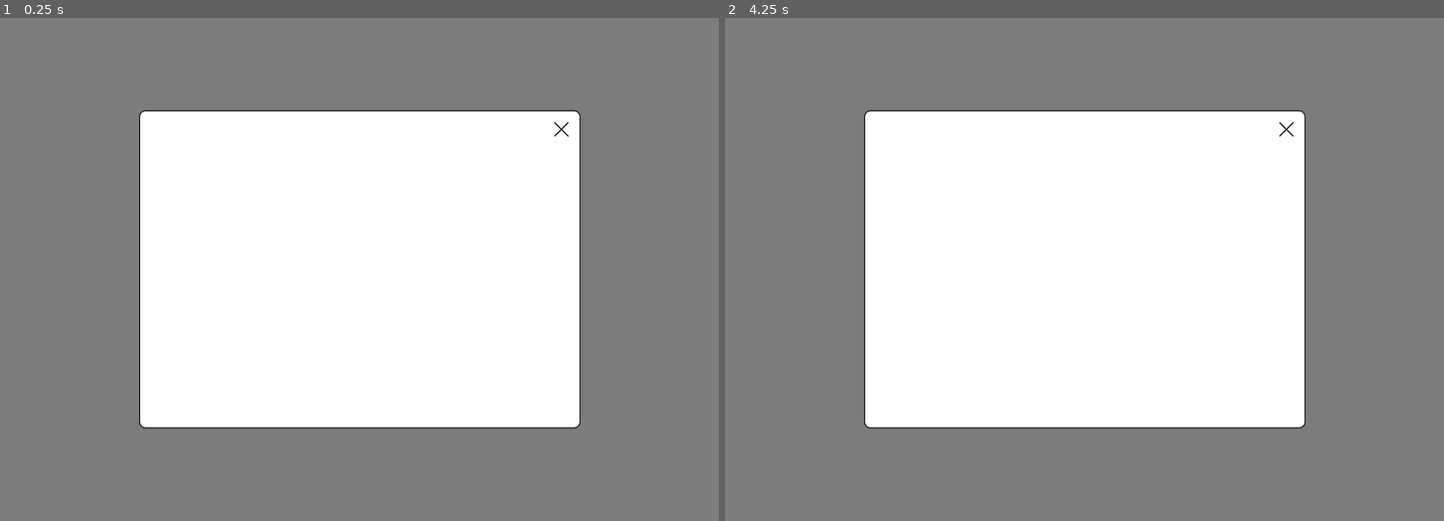
Above: before the commit, frames 1-2 (left to right).
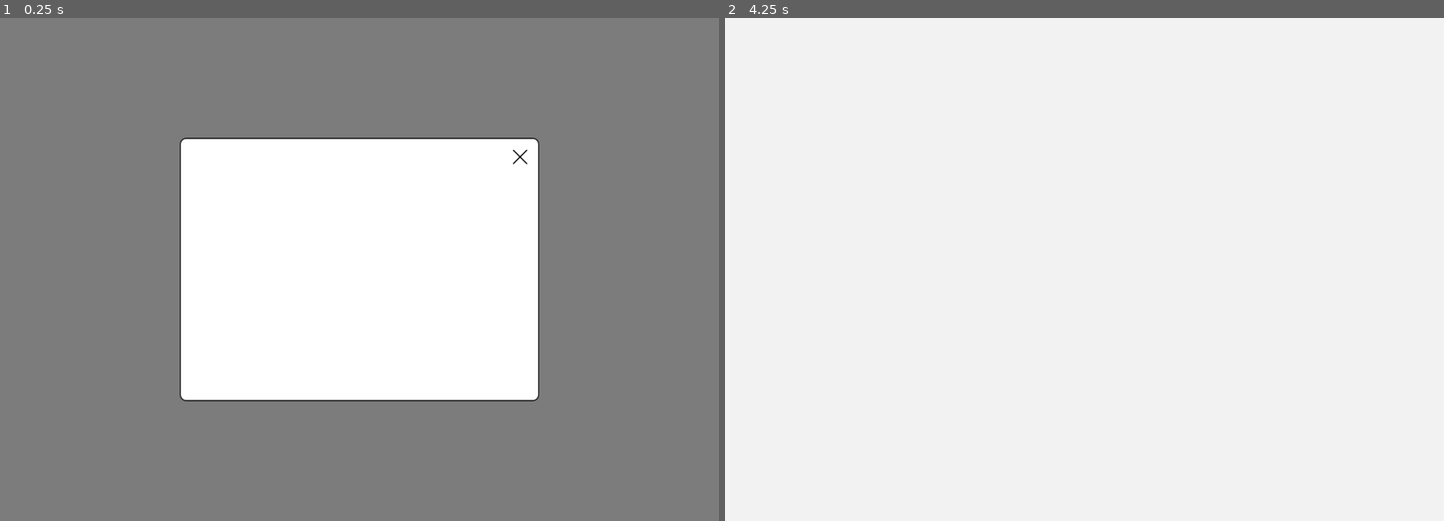
Above: after the commit, the same moments.

Repository: TheCheese42/abschlussquiz
Game: Godot game, scene res://scenes/picture_preview.tscn
Two runs of this game, one before a commit and one after it. Both use one fixed random seed, a clock stepped at 60 frames per second and the inputs below. This scene is started directly instead of the project's main scene.
Inputs (mouse positions are in pixels of both pictures, inside the frame that each line leads up to):
- Up to frame 1 (0.25 s): no input
- Up to frame 2 (4.25 s): tap Enter at 0.5, 3.6 s; move the mouse to (1242, 244) at 0.52 s; press the mouse at (1242, 244) at 0.53 s; tap Space at 0.77, 1.52, 3.02, 3.77 s; tap Shift (confirm) at 0.8, 1.25, 1.35, 2, 2.3, 2.75, 2.85, 3.5 s; move the mouse to (940, 294) at 1.27 s; release the mouse at (940, 294) at 1.28 s; click (940, 294) at 1.55 s; move the mouse to (1156, 158) at 2.02 s; press the mouse at (1156, 158) at 2.03 s; move the mouse to (1048, 370) at 2.77 s; release the mouse at (1048, 370) at 2.78 s; click (1048, 370) at 3.05 s; move the mouse to (1300, 344) at 3.52 s; hold Shift (confirm) from 3.53 s (still down); click (1300, 344) at 3.67 s; tap Escape (escape) at 4.15 s

The runs differ from the first frame. In frame 1, 13% of the frame differs, in the area x 19-81%, y 18-82%; in frame 2, 62%, in the area x 0-100%, y 0-100%.

Commit message:
v1.1.0: images in questions can now be zoomed, double click on quiz to play.

Diff:
--- a/project.godot
+++ b/project.godot
@@ -15,7 +15,7 @@
 "de": "Abschlussquiz",
 "en": "Final Quiz"
 }
-config/version="1.0.1"
+config/version="1.1.0"
 run/main_scene="uid://ppxc5dtytj0o"
 config/quit_on_go_back=false
 config/features=PackedStringArray("4.5", "Forward Plus")
@@ -23,9 +23,9 @@
 run/low_processor_mode=true
 boot_splash/bg_color=Color(0.95, 0.95, 0.95, 1)
 boot_splash/show_image=false
-config/icon="uid://djo3rqbunsk0q"
-config/macos_native_icon="uid://djo3rqbunsk0q"
-config/windows_native_icon="uid://djo3rqbunsk0q"
+config/icon="uid://b27dlve6a8mws"
+config/macos_native_icon="uid://b27dlve6a8mws"
+config/windows_native_icon="uid://b27dlve6a8mws"
 
 [autoload]
 
--- a/scenes/main_window.tscn
+++ b/scenes/main_window.tscn
@@ -502,7 +502,7 @@
 mouse_default_cursor_shape = 2
 text = "CREATE_QUIZ"
 
-[connection signal="pressed" from="QuizOptionsLayer/QuizOptionsPanel/VBoxContainer/PlayButton" to="." method="_on_play_button_pressed"]
+[connection signal="pressed" from="QuizOptionsLayer/QuizOptionsPanel/VBoxContainer/PlayButton" to="." method="play_quiz"]
 [connection signal="pressed" from="QuizOptionsLayer/QuizOptionsPanel/VBoxContainer/FavoriteButton" to="." method="_on_favorite_button_pressed"]
 [connection signal="pressed" from="QuizOptionsLayer/QuizOptionsPanel/VBoxContainer/EditButton" to="." method="_on_edit_button_pressed"]
 [connection signal="pressed" from="QuizOptionsLayer/QuizOptionsPanel/VBoxContainer/DuplicateButton" to="." method="_on_duplicate_button_pressed"]
--- a/scenes/picture_preview.tscn
+++ b/scenes/picture_preview.tscn
@@ -6,6 +6,8 @@
 [node name="PicturePreview" type="CanvasLayer"]
 layer = 4
 script = ExtResource("1_431py")
+margin_sides = 300
+margin_top_bottom = 200
 
 [node name="ColorRect" type="ColorRect" parent="."]
 anchors_preset = 15
@@ -15,40 +17,41 @@
 grow_vertical = 2
 color = Color(0, 0, 0, 0.49019608)
 
-[node name="PanelContainer" type="PanelContainer" parent="ColorRect"]
+[node name="MarginContainer" type="MarginContainer" parent="ColorRect"]
 layout_mode = 1
-anchors_preset = -1
-anchor_left = 0.5
-anchor_top = 0.5
-anchor_right = 0.5
-anchor_bottom = 0.5
-offset_left = -368.5
-offset_top = -265.75
-offset_right = 368.5
-offset_bottom = 265.75
+anchors_preset = 15
+anchor_right = 1.0
+anchor_bottom = 1.0
 grow_horizontal = 2
 grow_vertical = 2
+theme_override_constants/margin_left = 300
+theme_override_constants/margin_top = 200
+theme_override_constants/margin_right = 300
+theme_override_constants/margin_bottom = 200
 
-[node name="HBoxContainer" type="HBoxContainer" parent="ColorRect/PanelContainer"]
+[node name="PanelContainer" type="PanelContainer" parent="ColorRect/MarginContainer"]
 layout_mode = 2
 
-[node name="MarginContainer" type="MarginContainer" parent="ColorRect/PanelContainer/HBoxContainer"]
+[node name="HBoxContainer" type="HBoxContainer" parent="ColorRect/MarginContainer/PanelContainer"]
+layout_mode = 2
+
+[node name="MarginContainer" type="MarginContainer" parent="ColorRect/MarginContainer/PanelContainer/HBoxContainer"]
 layout_mode = 2
 size_flags_horizontal = 3
 theme_override_constants/margin_left = 24
 theme_override_constants/margin_top = 24
 theme_override_constants/margin_bottom = 24
 
-[node name="TextureRect" type="TextureRect" parent="ColorRect/PanelContainer/HBoxContainer/MarginContainer"]
+[node name="TextureRect" type="TextureRect" parent="ColorRect/MarginContainer/PanelContainer/HBoxContainer/MarginContainer"]
 layout_mode = 2
 size_flags_horizontal = 3
 expand_mode = 1
 stretch_mode = 5
 
-[node name="CloseButton" type="TextureButton" parent="ColorRect/PanelContainer/HBoxContainer"]
+[node name="CloseButton" type="TextureButton" parent="ColorRect/MarginContainer/PanelContainer/HBoxContainer"]
 layout_mode = 2
 size_flags_horizontal = 8
 size_flags_vertical = 0
 texture_normal = ExtResource("2_untxg")
 
-[connection signal="pressed" from="ColorRect/PanelContainer/HBoxContainer/CloseButton" to="." method="_on_close_button_pressed"]
+[connection signal="pressed" from="ColorRect/MarginContainer/PanelContainer/HBoxContainer/CloseButton" to="." method="_on_close_button_pressed"]
--- a/scripts/main_window.gd
+++ b/scripts/main_window.gd
@@ -71,6 +71,7 @@
 
 	for quiz_save: QuizSave in GlobalVars.quiz_saves.quiz_saves:
 		var save_panel: PanelContainer = quiz_panel.duplicate()
+		save_panel.gui_input.connect(quiz_panel_input.bind(quiz_save))
 		save_panel.visible = true
 		var title: Label = save_panel.find_child("Title", true, false)
 		title.text = quiz_save.name
@@ -84,6 +85,13 @@
 			favorites_h_box.add_child(save_panel)
 		else:
 			all_h_box.add_child(save_panel)
+
+
+func quiz_panel_input(event: InputEvent, quiz: QuizSave) -> void:
+	if is_instance_of(event, InputEventMouseButton):
+		var mouse_event: InputEventMouseButton = event
+		if mouse_event.is_action("click") and mouse_event.double_click:
+			play_quiz(quiz)
 
 
 func open_actions_panel(quiz_save: QuizSave, save_panel: PanelContainer) -> void:
@@ -117,10 +125,11 @@
 	get_tree().quit(0)
 
 
-func _on_play_button_pressed() -> void:
-	if options_panel_active_for == null:
-		return
-	var quiz: QuizSave = options_panel_active_for
+func play_quiz(quiz: QuizSave = null) -> void:
+	if not quiz:
+		if options_panel_active_for == null:
+			return
+		quiz = options_panel_active_for
 	options_panel_active_for = null
 	quiz_options_layer.visible = false
 	var play_menu: PlayMenu = play_menu_scene.instantiate()
--- a/scripts/picture_preview.gd
+++ b/scripts/picture_preview.gd
@@ -1,12 +1,21 @@
 extends CanvasLayer
 class_name PicturePreview
 
+@export var margin_sides: int = 100
+@export var margin_top_bottom: int = 80
+
+@onready var texture_rect: TextureRect = $ColorRect/MarginContainer/PanelContainer/HBoxContainer/MarginContainer/TextureRect
+@onready var margin_container: MarginContainer = $ColorRect/MarginContainer
+
 var texture: Texture = null
-@onready var texture_rect: TextureRect = $ColorRect/PanelContainer/HBoxContainer/MarginContainer/TextureRect
 
 
 func _ready() -> void:
 	set_picture(texture)
+	margin_container.add_theme_constant_override("margin_bottom", margin_top_bottom)
+	margin_container.add_theme_constant_override("margin_top", margin_top_bottom)
+	margin_container.add_theme_constant_override("margin_left", margin_sides)
+	margin_container.add_theme_constant_override("margin_right", margin_sides)
 
 
 func set_picture(new_texture: Texture) -> void:
@@ -15,3 +24,8 @@
 
 func _on_close_button_pressed() -> void:
 	queue_free()
+
+
+func _input(_event: InputEvent) -> void:
+	if Input.is_action_just_pressed("escape"):
+		queue_free()
--- a/scripts/play_question.gd
+++ b/scripts/play_question.gd
@@ -5,6 +5,7 @@
 signal canceled
 
 var confetti_scene: PackedScene = preload("res://scenes/confetti.tscn")
+var picture_preview_scene: PackedScene = preload("res://scenes/picture_preview.tscn")
 
 @onready var progress_bar: ProgressBar = $ColorRect/ProgressBar
 @onready var panel_container: PanelContainer = $ColorRect/PanelContainer
@@ -156,6 +157,7 @@
 			panel_vbox.add_child(question_text)
 		if image_texture:
 			var image: TextureRect = TextureRect.new()
+			image.gui_input.connect(show_preview.bind(image_texture))
 			image.expand_mode = TextureRect.EXPAND_FIT_HEIGHT_PROPORTIONAL
 			image.texture = image_texture
 			image.stretch_mode = TextureRect.STRETCH_KEEP_ASPECT
@@ -413,6 +415,16 @@
 		queue_free()
 
 
+func show_preview(event: InputEvent, texture: ImageTexture) -> void:
+	if event.is_action_released("click"):
+		if texture:
+			var preview: PicturePreview = picture_preview_scene.instantiate()
+			preview.texture = texture
+			preview.margin_sides = 100
+			preview.margin_top_bottom = 80
+			add_child(preview)
+
+
 func _input(_event: InputEvent) -> void:
 	if Input.is_action_just_pressed("escape"):
 		if not cancel_button.disabled:
Not shown, removed: TODO.txt
Renamed: icon.png -> assets/textures/icon.png
Not shown, changed: assets/textures/icon.png.import
Not shown, changed: export_presets.cfg
Not shown, changed: version.txt
Not shown, added: release-itch.sh
Not shown, changed: wix/x86_32/Product.wxs
Not shown, changed: wix/x86_64/Product.wxs
